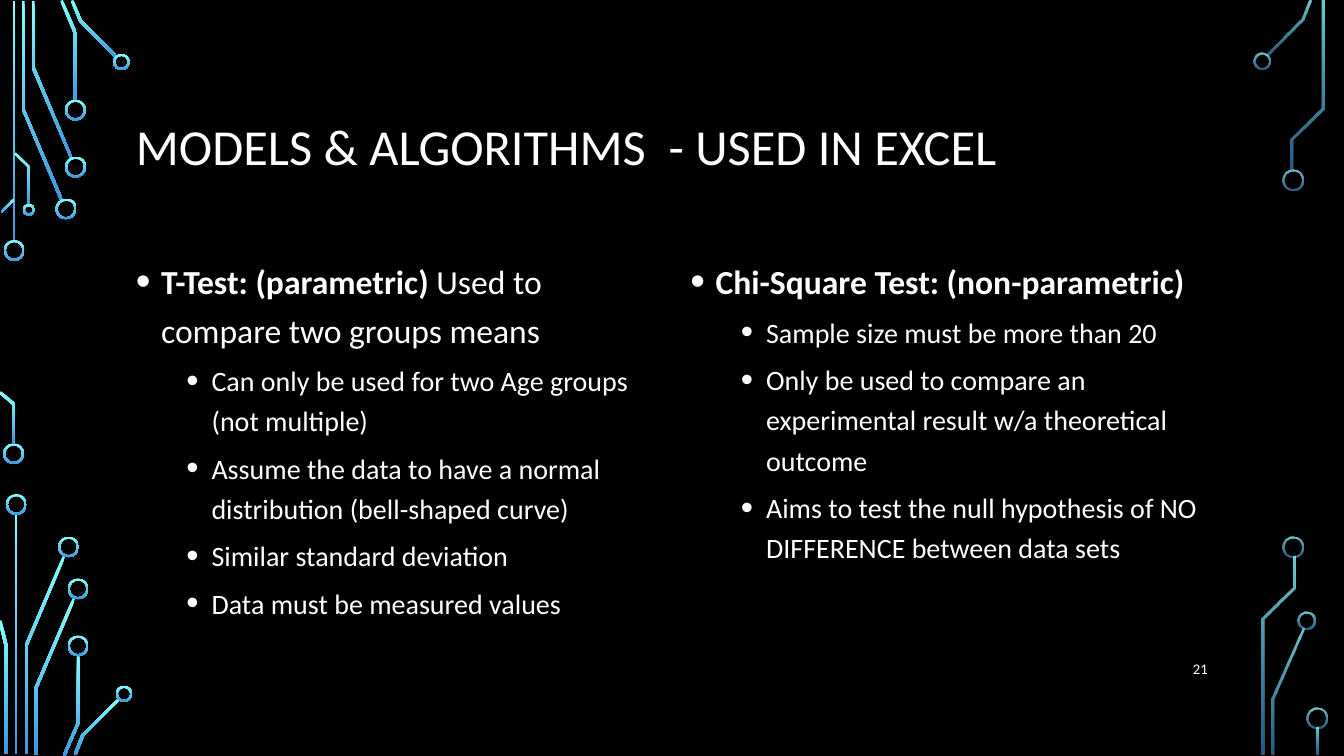
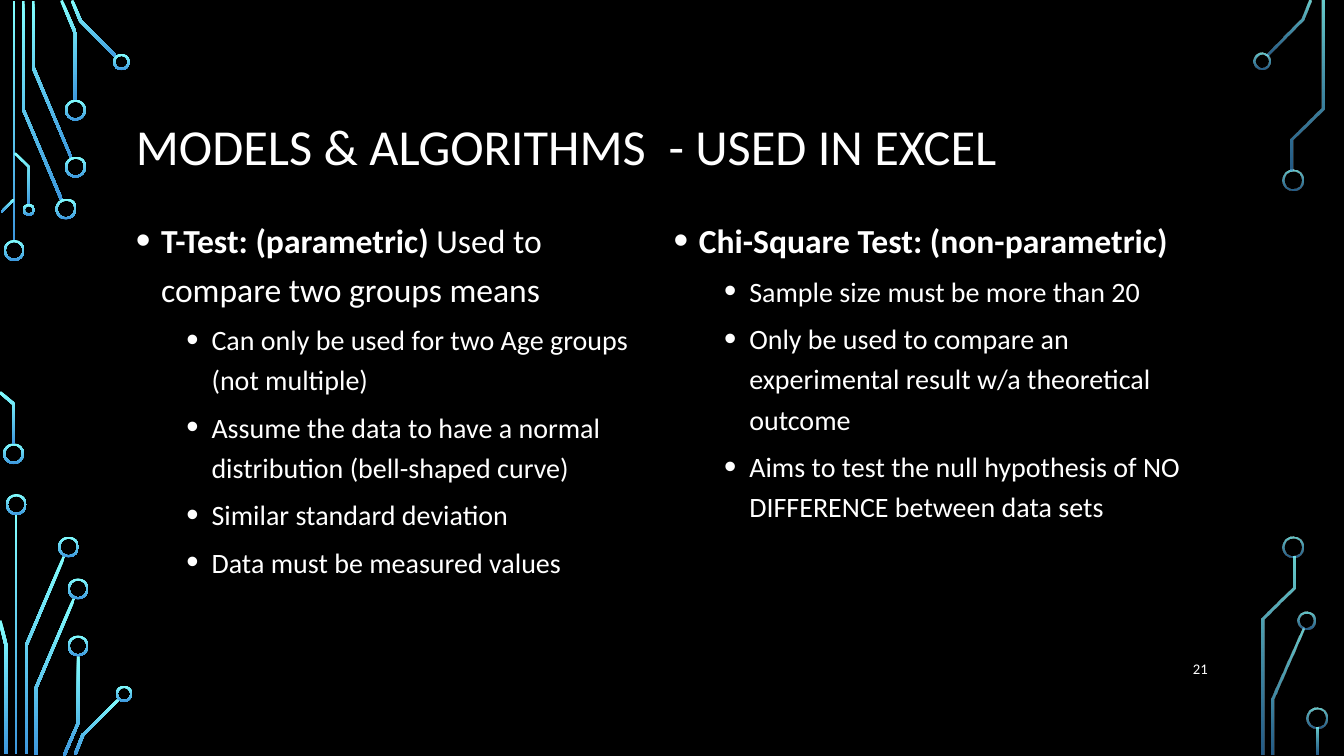
Before and after one commit to elkinst65/QTW_08, a slide deck: slide 21 of infographic.pptx. Drawn at 1344x756 pixels with LibreOffice and Linux fonts; fonts in the diff are those of the drawing; background and template pictures are left out. Boxes give left, top, right and bottom in pixels: in the first picture for what was removed or moved away, otherwise in the second. Text is boxed around its words. In the diff, an @@ line names an element or a change of style, - is before the commit and + after.

```diff
--- a/infographic.pptx
+++ b/infographic.pptx
@@ text "T-Test: (parametric) Used to compare ..." moved from (x1=161, y1=269, x2=628, y2=615) to (x1=161, y1=228, x2=628, y2=574) @@
@@ text "Chi-Square Test: (non-parametric)" moved from (x1=716, y1=269, x2=1197, y2=559) to (x1=699, y1=228, x2=1180, y2=518) @@
```
Also in this commit, not shown: 17 other slides changed, 1 slide added, 1 other file.
